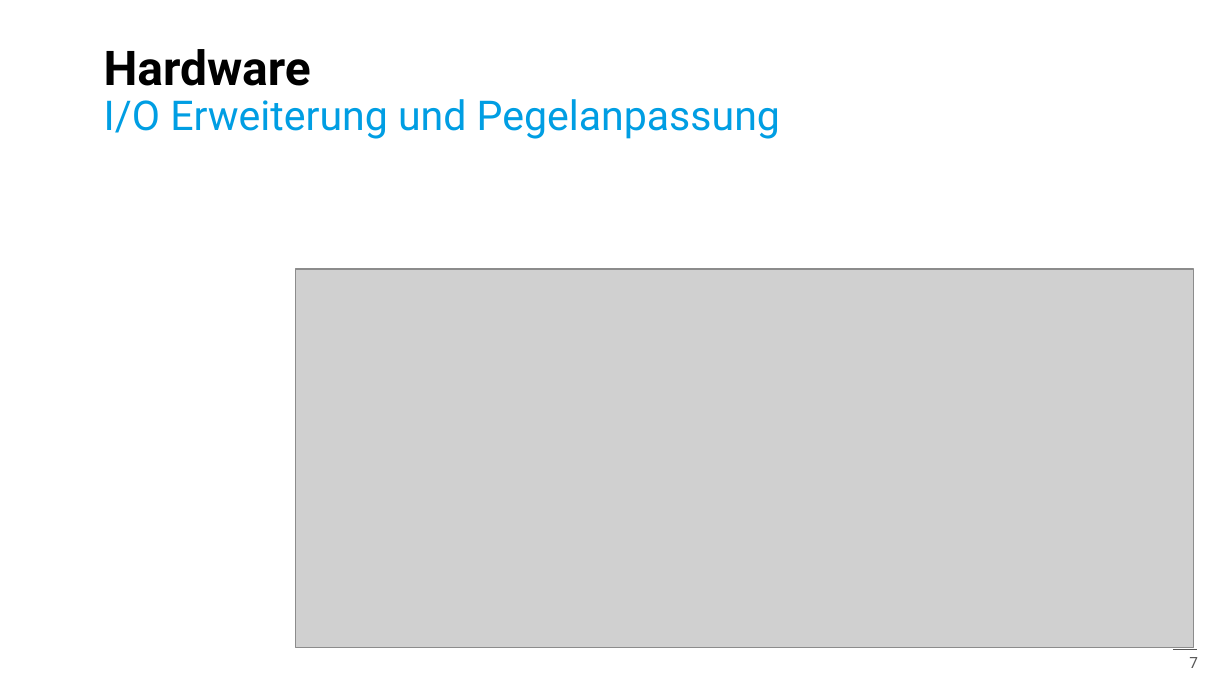
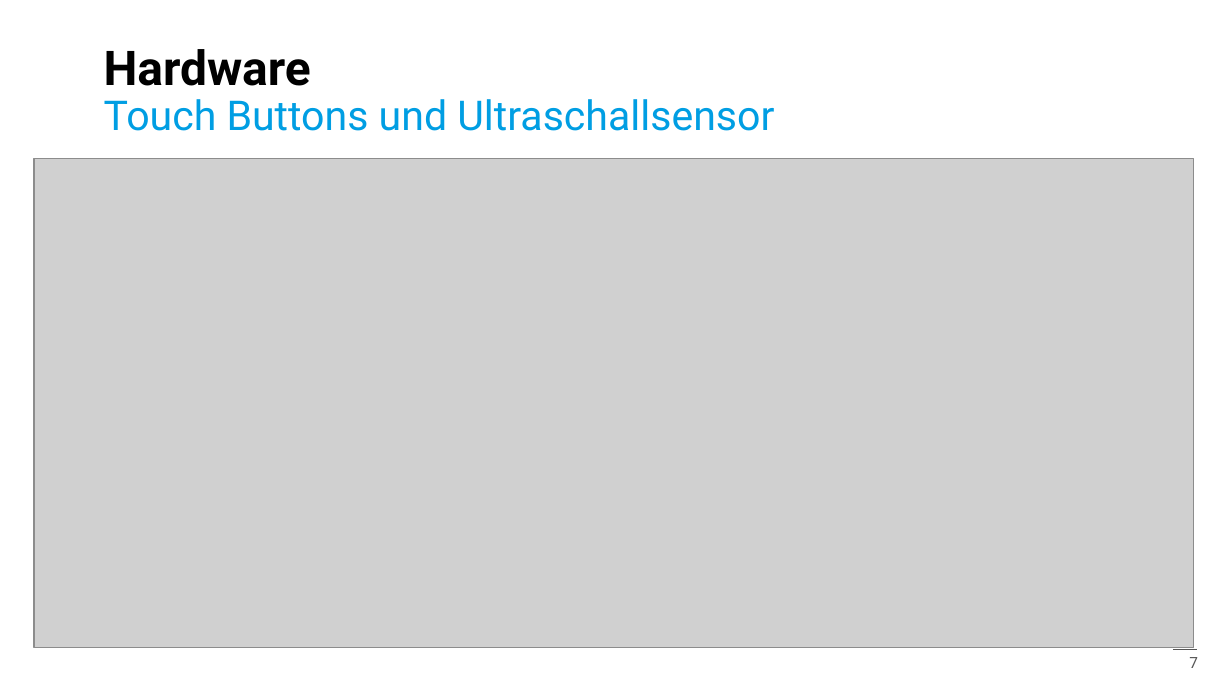
Before and after one commit to ArminWeinmann/Sensor-Board, a slide deck: slide 7 of Präsentation/Präsentation.pptx. Drawn at 1232x693 pixels with LibreOffice and Linux fonts; fonts in the diff are those of the drawing; grey boxes stand for pictures; background and template pictures are left out. Boxes give left, top, right and bottom in pixels: in the first picture for what was removed or moved away, otherwise in the second. Text is boxed around its words. In the diff, an @@ line names an element or a change of style, - is before the commit and + after.

```diff
--- a/Präsentation/Präsentation.pptx
+++ b/Präsentation/Präsentation.pptx
@@ text at (x1=104, y1=99, x2=774, y2=131): text changed @@
-I/O Erweiterung und Pegelanpassung
+Touch Buttons und Ultraschallsensor
@@ picture resized from (x1=296, y1=269, x2=1194, y2=647) to (x1=34, y1=159, x2=1194, y2=648) @@
```
Also in this commit, not shown: 8 other slides changed, 2 slides added, 2 slides removed.
